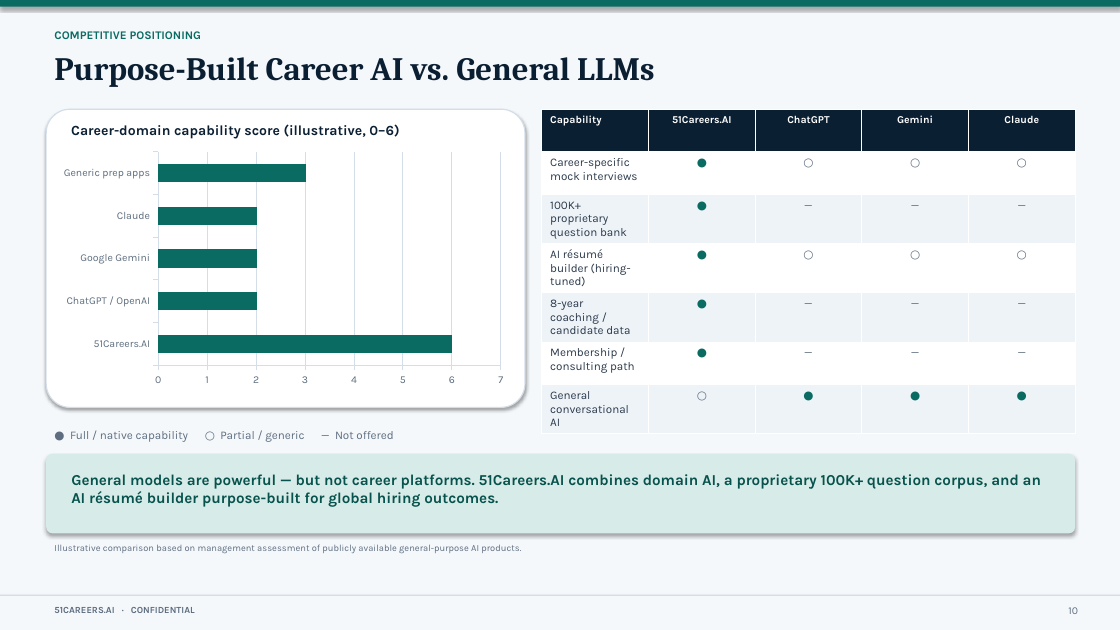
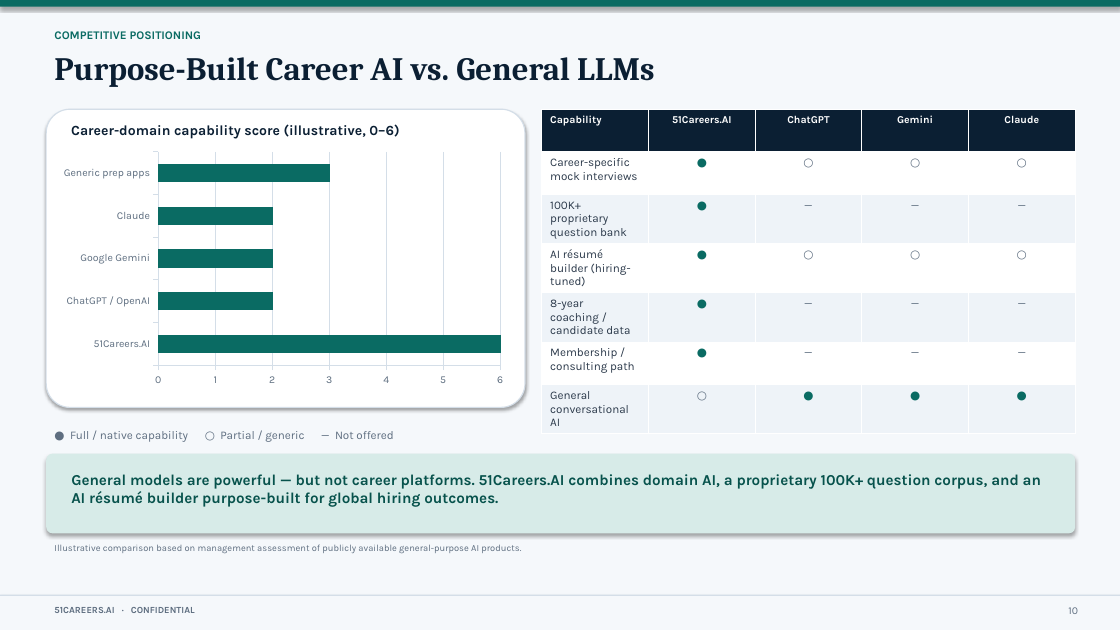
Before and after one commit to anthonyleedu/anthonyleedu, a slide deck: slide 10 of 51Careers_AI_Investor_Presentation.pptx. Drawn at 1120x630 pixels with LibreOffice and Linux fonts; fonts in the diff are those of the drawing. Boxes give left, top, right and bottom in pixels: in the first picture for what was removed or moved away, otherwise in the second. Text is boxed around its words. In the diff, an @@ line names an element or a change of style, - is before the commit and + after.

```diff
--- a/51Careers_AI_Investor_Presentation.pptx
+++ b/51Careers_AI_Investor_Presentation.pptx
@@ bar chart at [55,147,513,391] @@
@@ value axis changed @@
```
Also in this commit, not shown: 1 other slide changed, 1 other file.
